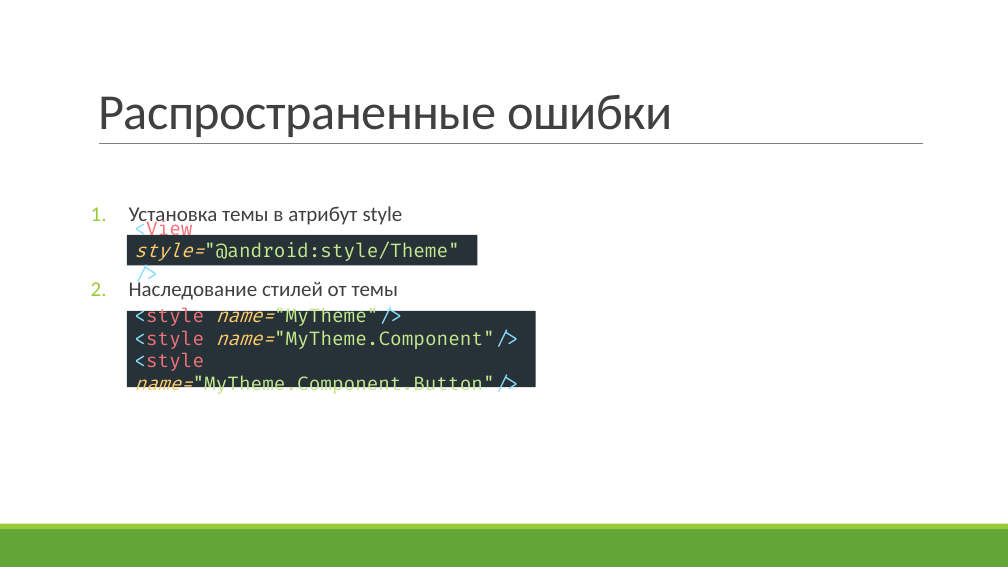
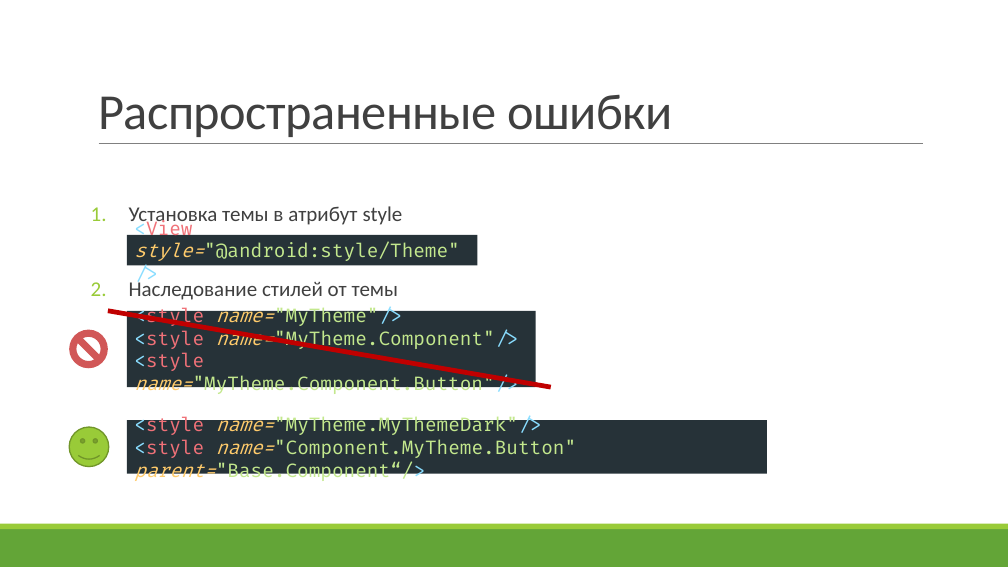
Before and after one commit to ZebanNikolay/android-style-best-practices, a slide deck: slide 23 of Styles and Themes in Android.pptm (slide 22 before the commit). Drawn at 1008x567 pixels with LibreOffice and Linux fonts; fonts in the diff are those of the drawing. Boxes give left, top, right and bottom in pixels: in the first picture for what was removed or moved away, otherwise in the second. Text is boxed around its words. In the diff, an @@ line names an element or a change of style, - is before the commit and + after.

Commit message:
Update presentation

```diff
--- a/Styles and Themes in Android.pptm
+++ b/Styles and Themes in Android.pptm
@@ line added from (108, 311) to (551, 387), #C00000 4.5 pt @@
@@ no-entry sign added at [70,330,108,368], fill #D15757 @@
@@ smiley face added at [70,427,109,467], fill #99CB38, outline #719629 1.25 pt @@
@@ rectangle added at [127,420,767,474], fill #263238, 18 pt, text #C3E88D @@
+<style name="MyTheme.MyThemeDark"/>
+<style name="Component.MyTheme.Button" parent="Base.Component“/>
```
Also in this commit, not shown: 2 other slides changed, 1 slide added.
